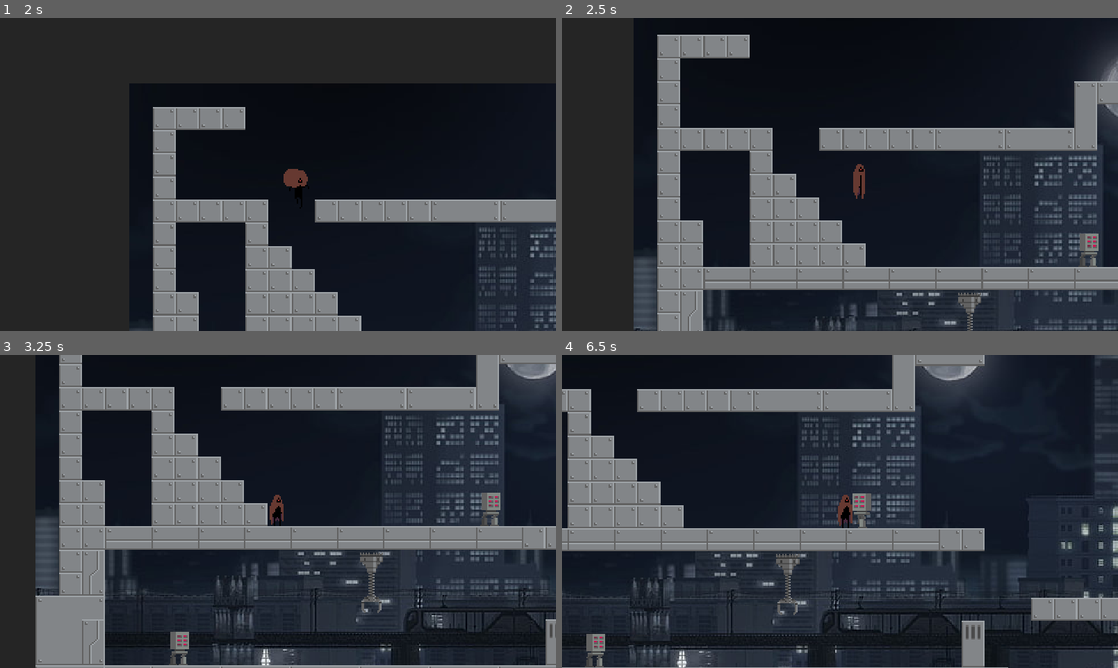
Above: before the commit, frames 1-4 (two rows, left to right).
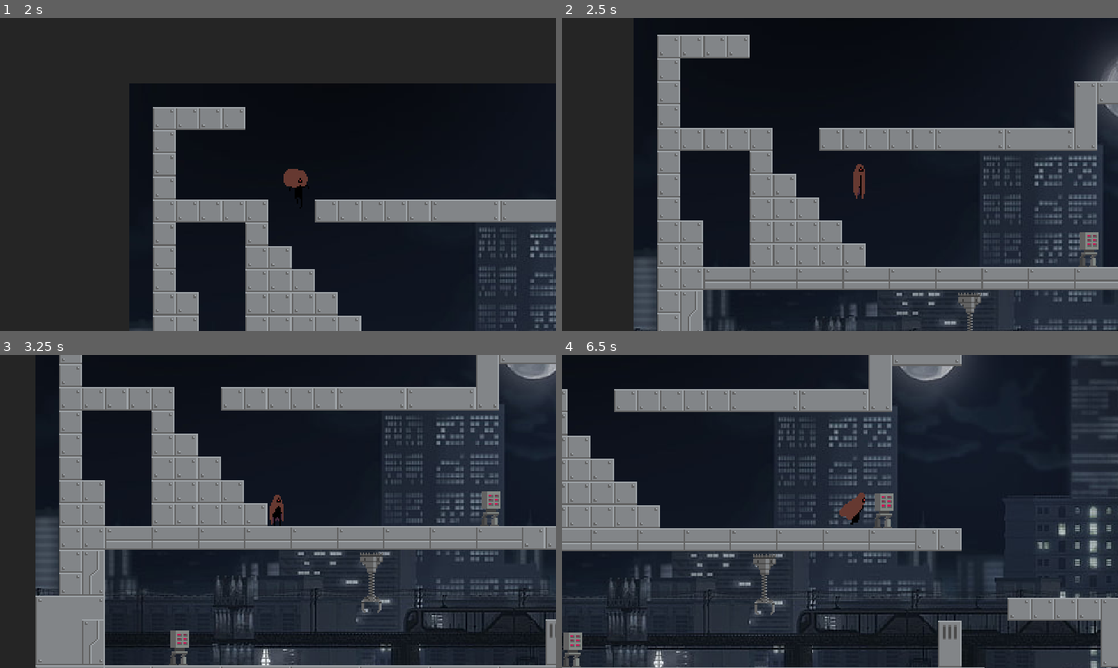
Above: after the commit, the same moments.

Repository: CWSwastik/Void-Escape
Game: Godot game, scene res://main.tscn
The game is run twice, just before and just after one commit, with the same random seed, the same clock (stepped at 60 frames per second) and the same inputs.
Inputs:
- Up to frame 1 (2 s): click "Play" at 0.5 s; hold D (move_right) from 1.28 s (still down); tap Space (jump) at 1.52 s
- Up to frame 2 (2.5 s): keep holding D (move_right); tap Space (jump) at 2.27 s
- Up to frame 3 (3.25 s): release D (move_right) at 2.78 s; hold A (move_left) from 2.78 s (still down)
- Up to frame 4 (6.5 s): release A (move_left) at 3.53 s; hold D (move_right) 3.53-5.03 s; tap Space (jump) at 3.77, 4.52, 5.27 s; hold A (move_left) 5.03-5.78 s; hold D (move_right) from 5.78 s (still down)

Frame 1 is identical in both runs. In frame 2, less than 0.1% of the frame differs, in the area x 93-97%, y 68-75%; in frame 3, 0.2%; in frame 4, 18%, in the area x 0-100%, y 0-100%.

Commit message:
Add los

Diff:
--- a/Enemies/red_enemy.gd
+++ b/Enemies/red_enemy.gd
@@ -5,6 +5,7 @@
 @onready var player = $"../../Player"
 var chase = false
 @onready var SPRITE = $AnimatedSprite2D
+@onready var player_detection = $PlayerDetection/CollisionShape2D
 
 func _on_player_detection_body_entered(body):
 	if body.name == "Player":
@@ -27,5 +28,9 @@
 	else:
 		velocity.x = 0
 	SPRITE.flip_h = velocity.x < 0
+	if SPRITE.flip_h:
+		player_detection.position.x = -50
+	else:
+		player_detection.position.x = 50
 
 	move_and_slide()
--- a/Enemies/red_enemy.tscn
+++ b/Enemies/red_enemy.tscn
@@ -103,8 +103,8 @@
 "speed": 5.0
 }]
 
-[sub_resource type="CircleShape2D" id="CircleShape2D_i73po"]
-radius = 59.5189
+[sub_resource type="RectangleShape2D" id="RectangleShape2D_so3dk"]
+size = Vector2(100, 11)
 
 [node name="RedEnemy" type="CharacterBody2D"]
 scale = Vector2(2, 2)
@@ -118,12 +118,13 @@
 sprite_frames = SubResource("SpriteFrames_ba452")
 animation = &"Idle"
 autoplay = "Idle"
-frame_progress = 0.892069
+frame_progress = 0.121117
 
 [node name="PlayerDetection" type="Area2D" parent="."]
 
 [node name="CollisionShape2D" type="CollisionShape2D" parent="PlayerDetection"]
-shape = SubResource("CircleShape2D_i73po")
+position = Vector2(50, -2)
+shape = SubResource("RectangleShape2D_so3dk")
 
 [connection signal="body_entered" from="PlayerDetection" to="." method="_on_player_detection_body_entered"]
 [connection signal="body_exited" from="PlayerDetection" to="." method="_on_player_detection_body_exited"]
--- a/Player/player.tscn
+++ b/Player/player.tscn
@@ -157,4 +157,4 @@
 sprite_frames = SubResource("SpriteFrames_q3k6y")
 animation = &"Idle"
 autoplay = "Idle"
-frame_progress = 0.976826
+frame_progress = 0.911477
--- a/world.tscn
+++ b/world.tscn
@@ -1281,4 +1281,4 @@
 position = Vector2(198, 509)
 
 [node name="RedEnemy3" parent="Mobs" instance=ExtResource("4_4hyri")]
-position = Vector2(835, 600)
+position = Vector2(743, 606)
